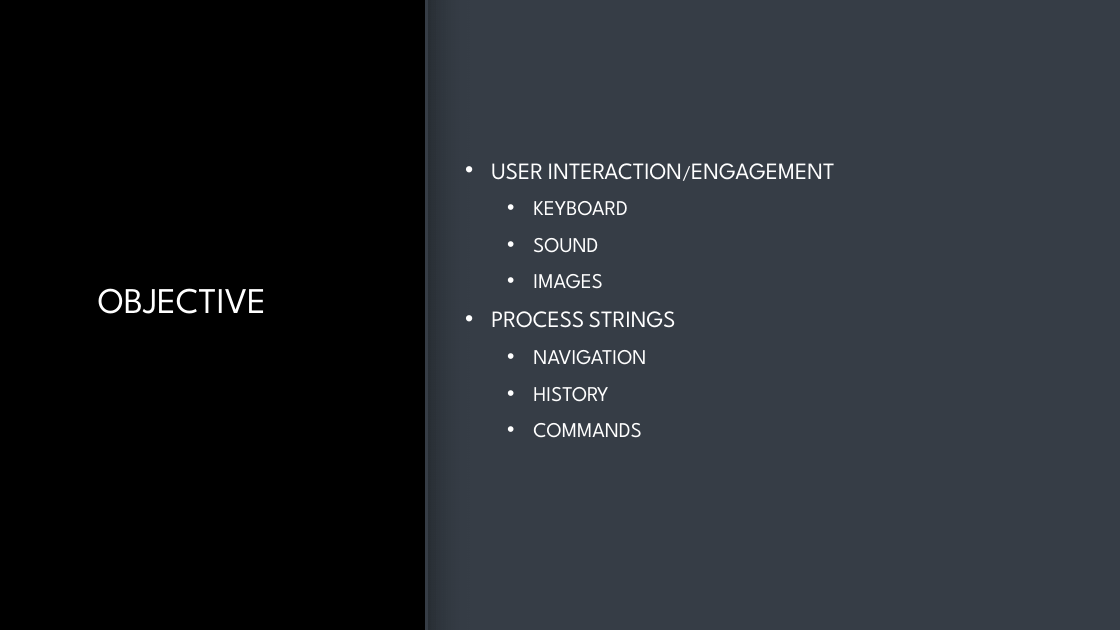
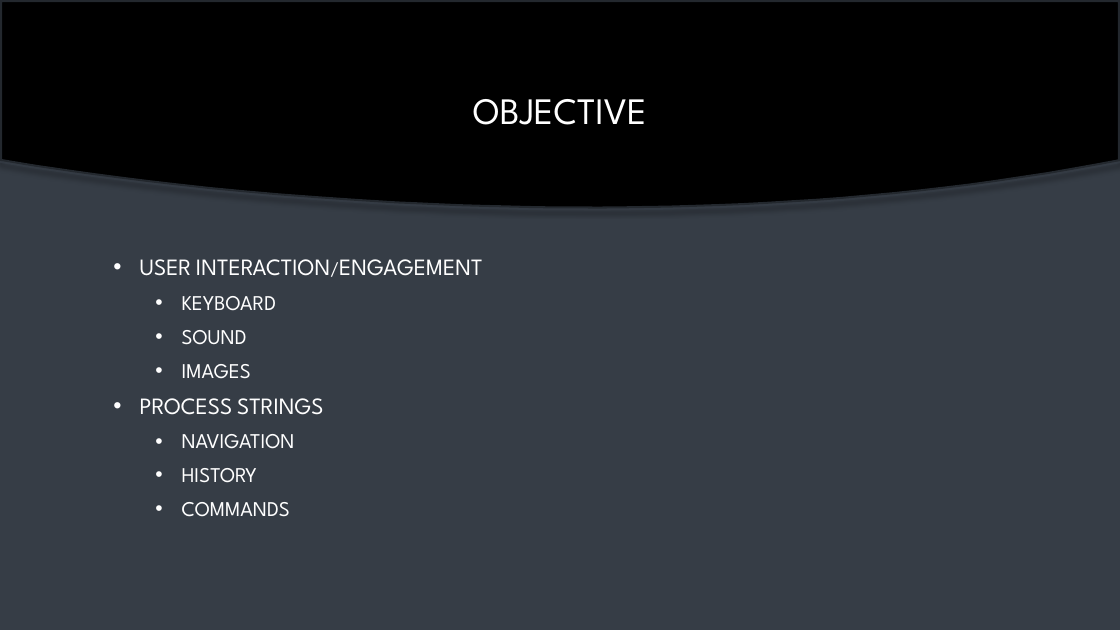
Before and after one commit to CSUMBPelicanCollective/CST205, a slide deck: slide 3 of Final Project/finalProjectPresentation_LastName_FirstName.pptx (slide 4 before the commit). Drawn at 1120x630 pixels with LibreOffice and Linux fonts; fonts in the diff are those of the drawing; background and template pictures are left out. Boxes give left, top, right and bottom in pixels: in the first picture for what was removed or moved away, otherwise in the second. Text is boxed around its words. In the diff, an @@ line names an element or a change of style, - is before the commit and + after.

```diff
--- a/Final Project/finalProjectPresentation_LastName_FirstName.pptx
+++ b/Final Project/finalProjectPresentation_LastName_FirstName.pptx
@@ rectangle resized from (x1=426, y1=0, x2=1120, y2=630) to (x1=0, y1=0, x2=1120, y2=630) @@
@@ freeform shape added at (x1=0, y1=0, x2=1120, y2=208), fill #000000, outline #282E35 3.5 pt @@
@@ rectangle removed at (x1=426, y1=0, x2=469, y2=630) @@
@@ line removed from (427, 0) to (427, 630) @@
@@ title "OBJECTIVE" moved from (x1=98, y1=288, x2=266, y2=314) to (x1=473, y1=99, x2=647, y2=125) @@
@@ title "OBJECTIVE" at (x1=473, y1=99, x2=647, y2=125): size 31 to 32 pt; alignment left to centre @@
@@ text "USER INTERACTION/ENGAGEMENT" moved from (x1=491, y1=163, x2=834, y2=438) to (x1=140, y1=259, x2=482, y2=517) @@
@@ text "USER INTERACTION/ENGAGEMENT" at (x1=140, y1=259, x2=482, y2=517): text colour #FFFFFF to gradient #FFFFFF to #BFBFBF; line spacing 1 to 0.9 @@
```
Also in this commit, not shown: 6 other slides changed, 2 slides removed, 2 other files.
